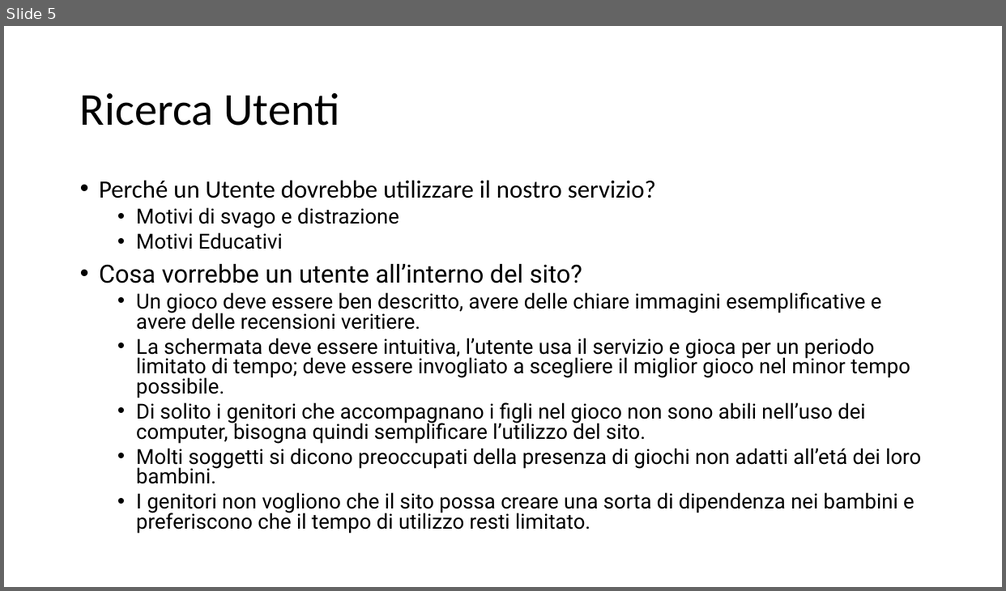
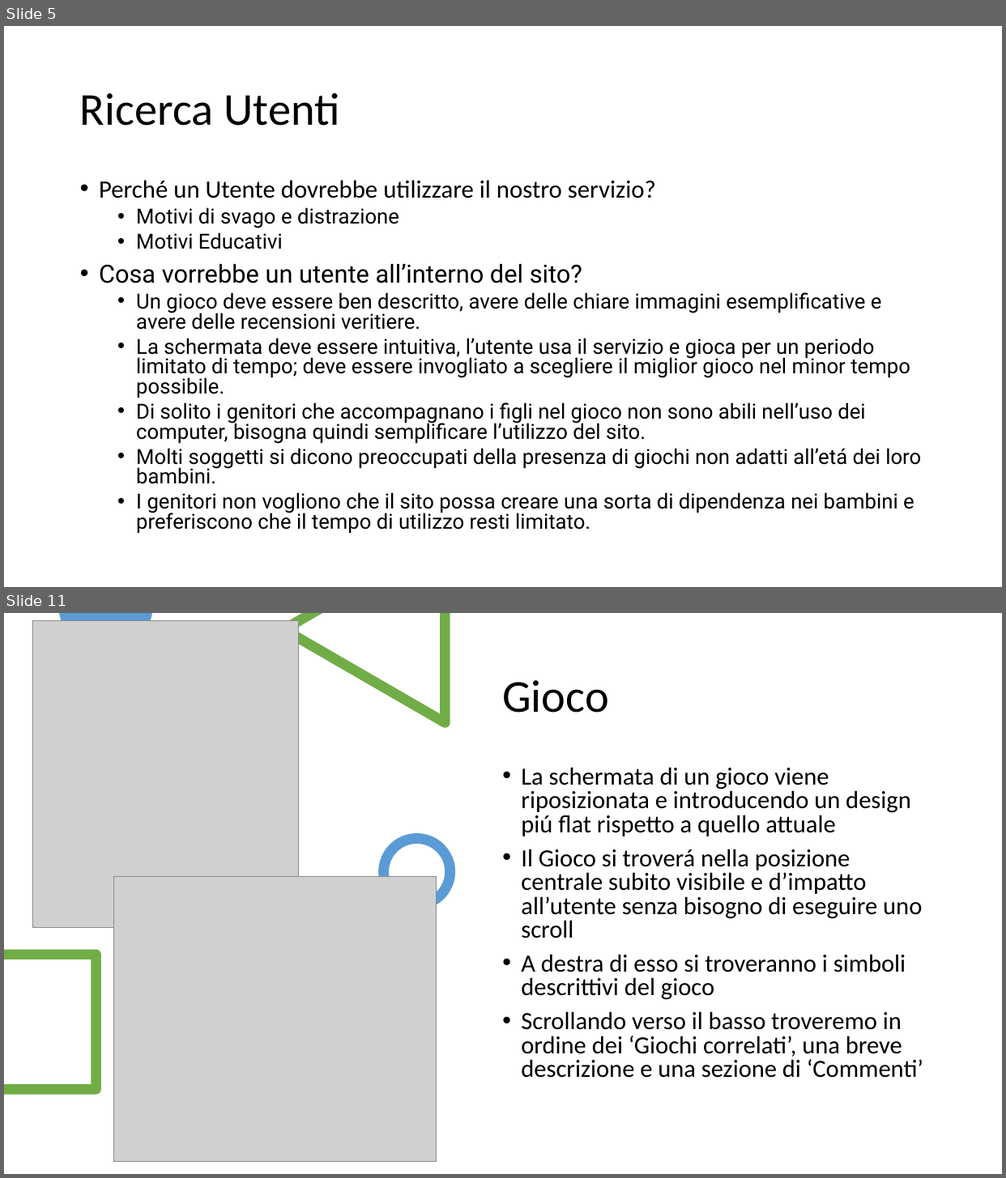
Before and after one commit to MarcoTomasone/Gioco.it-Redesign, a slide deck: Consegna/ProjectHighlights.pptx. Shown one above the other, each under a label of ours: slide 5 before the commit, slides 5 and 11 after it; the slides between them are not shown. The pictures are 1006x591 and 1006x1178 pixels, drawn with LibreOffice and Linux fonts; fonts in the diff are those of the drawing; grey boxes stand for pictures. Boxes give left, top, right and bottom in pixels: in the first picture for what was removed or moved away, otherwise in the second. Text is boxed around its words. In the diff, an @@ line names an element or a change of style, - is before the commit and + after.

```diff
--- a/Consegna/ProjectHighlights.pptx
+++ b/Consegna/ProjectHighlights.pptx
@@ slide 11 added at [4,613,1002,1174], background #FFFFFF @@
@@ picture added at [32,620,298,928] @@
@@ freeform shape added at [59,613,152,652], fill #5B9BD5 @@
@@ freeform shape added at [279,613,450,727], fill #70AD47 @@
@@ title added at [502,680,608,713], 44 pt, text #000000 @@
+Gioco
@@ text added at [521,767,923,1078], 23.8 pt, text #000000 @@
+• La schermata di un gioco viene riposizionata e introducendo un design piú flat rispetto a quello attuale
+• Il Gioco si troverá nella posizione centrale subito visibile e d’impatto all’utente senza bisogno di eseguire uno scroll
+• A destra di esso si troveranno i simboli descrittivi del gioco
+• Scrollando verso il basso troveremo in ordine dei ‘Giochi correlati’, una breve descrizione e una sezione di ‘Commenti’
@@ ellipse added at [384,838,450,905], outline #5B9BD5 10 pt @@
@@ picture added at [113,876,436,1161] @@
@@ freeform shape added at [4,950,101,1095], fill #70AD47 @@
@@ arc (boxed as its full ellipse) added at [205,943,539,1174], outline #FFC000 10 pt dashed @@
```
Also in this commit, not shown: 8 slides changed, 2 other slides added.
